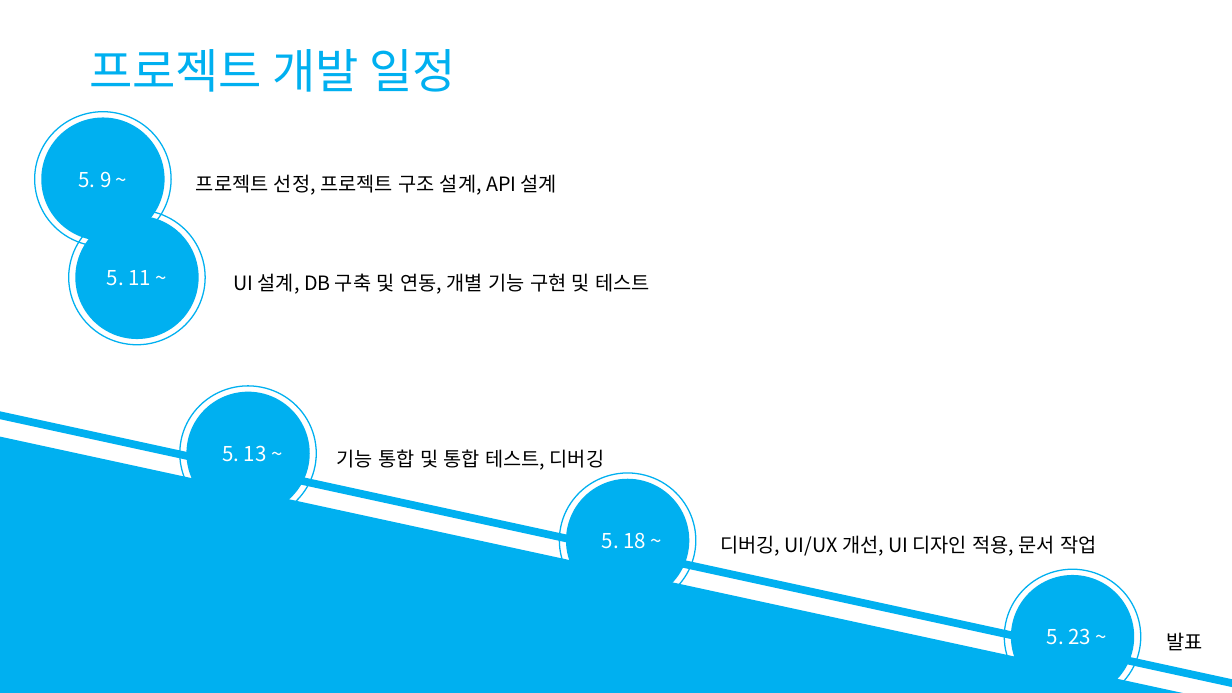
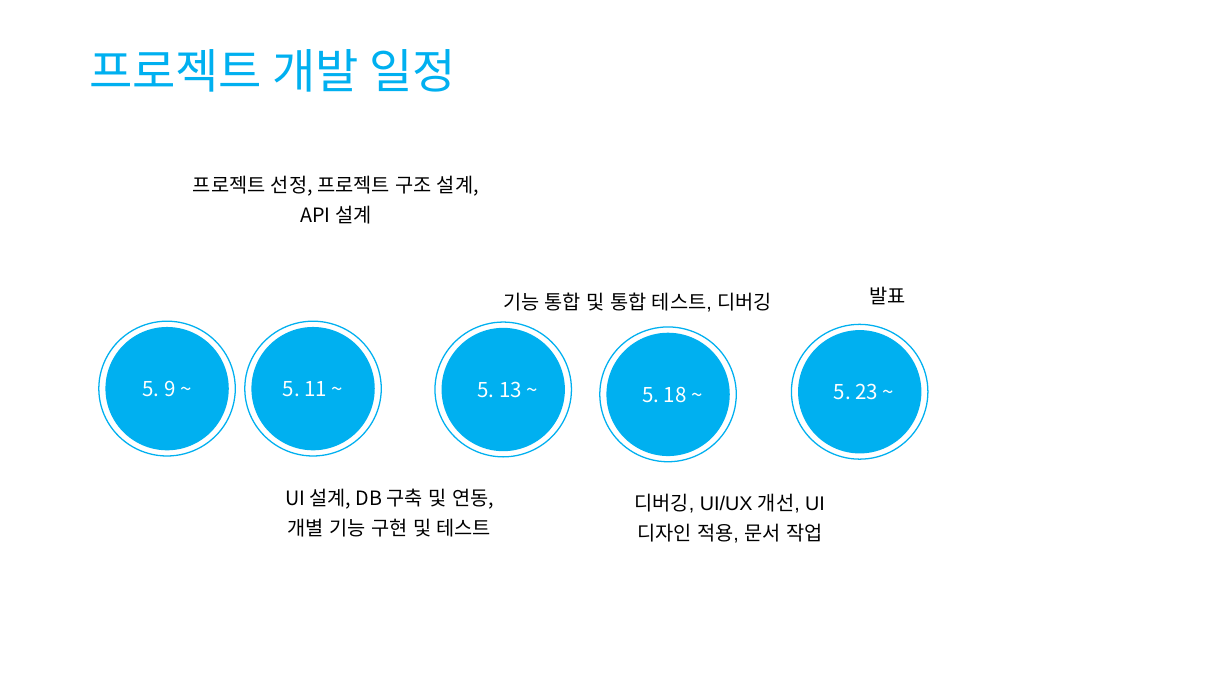
Before and after one commit to trevi00/EarlyBirdTP, a slide deck: slide 4 of documents/EarlyBird.pptx. Drawn at 1232x693 pixels with LibreOffice and Linux fonts; fonts in the diff are those of the drawing. Boxes give left, top, right and bottom in pixels: in the first picture for what was removed or moved away, otherwise in the second. Text is boxed around its words. In the diff, an @@ line names an element or a change of style, - is before the commit and + after.

Commit message:
PPT 작업중

```diff
--- a/documents/EarlyBird.pptx
+++ b/documents/EarlyBird.pptx
@@ text "프로젝트 선정, 프로젝트 구조 설계, ..." rewrapped from (196, 174, 557, 195) to (193, 175, 479, 224) @@
@@ font Noto Sans CJK KR to Arial in 3 elements at (635, 493, 825, 543), (869, 286, 905, 305), (503, 292, 771, 312) @@
@@ text "기능 통합 및 통합 테스트, ...": place and size @@
-text "기능 통합 및 통합 테스트, ..." at (337, 449, 604, 470)
+text "기능 통합 및 통합 테스트, ..." at (503, 292, 771, 312)
@@ text "발표": place and size @@
-text "발표" at (1167, 632, 1203, 651)
+text "발표" at (869, 286, 905, 305)
@@ ellipse: place and size @@
-ellipse at (35, 112, 172, 247)
+ellipse at (99, 322, 236, 457)
@@ ellipse "5. 9 ~": place and size @@
-ellipse "5. 9 ~" at (42, 117, 165, 240)
+ellipse "5. 9 ~" at (105, 327, 228, 450)
@@ ellipse: place and size @@
-ellipse at (68, 210, 205, 345)
+ellipse at (245, 322, 382, 457)
@@ ellipse "5. 11 ~": place and size @@
-ellipse "5. 11 ~" at (75, 215, 198, 338)
+ellipse "5. 11 ~" at (251, 327, 374, 450)
@@ ellipse: place and size @@
-ellipse at (180, 386, 317, 521)
+ellipse at (435, 323, 572, 457)
@@ ellipse "5. 13 ~": place and size @@
-ellipse "5. 13 ~" at (187, 392, 310, 515)
+ellipse "5. 13 ~" at (442, 328, 565, 451)
@@ ellipse: place and size @@
-ellipse at (559, 473, 696, 608)
+ellipse at (600, 327, 737, 462)
@@ ellipse: place and size @@
-ellipse at (1005, 569, 1141, 693)
+ellipse at (792, 324, 929, 459)
@@ ellipse "5. 18 ~": place and size @@
-ellipse "5. 18 ~" at (567, 479, 689, 602)
+ellipse "5. 18 ~" at (606, 333, 729, 456)
@@ ellipse "5. 23 ~": place and size @@
-ellipse "5. 23 ~" at (1011, 575, 1134, 693)
+ellipse "5. 23 ~" at (799, 330, 921, 453)
@@ line removed from (0, 398) to (1232, 693) @@
@@ freeform shape removed at (0, 427, 1232, 693) @@
@@ text "UI 설계, DB 구축 및 ..." rewrapped from (233, 273, 650, 294) to (285, 488, 494, 537) @@
@@ text "디버깅, UI/UX 개선, UI 디자인 ...": place and size @@
-text "디버깅, UI/UX 개선, UI 디자인 ..." at (720, 535, 1097, 556)
+text "디버깅, UI/UX 개선, UI 디자인 ..." at (635, 493, 825, 543)
```
Also in this commit, not shown: 3 other slides changed, 3 other files.
